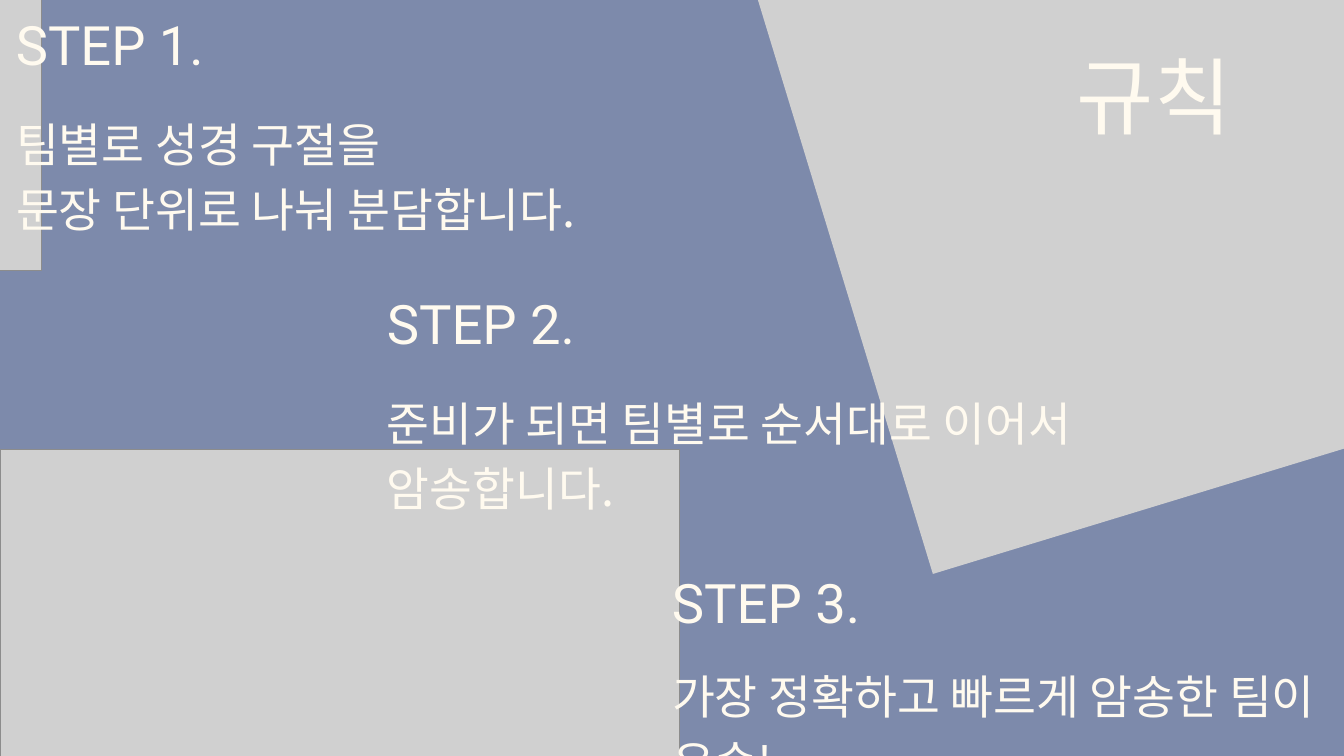
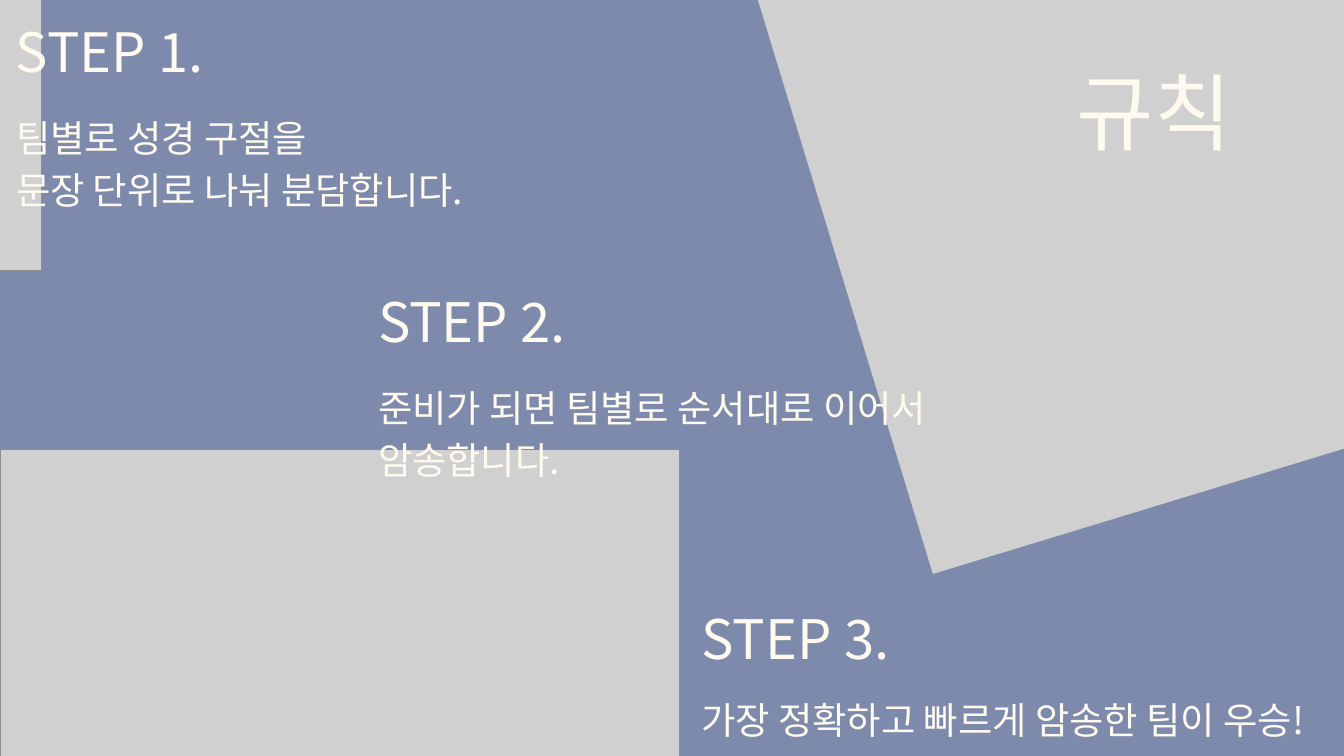
Before and after one commit to tkdgns25300/sunday_play, a slide deck: slide 2 of public/downloads/games/bible-relay/rules.pptx. Drawn at 1344x756 pixels with LibreOffice and Linux fonts; fonts in the diff are those of the drawing; grey boxes stand for pictures. Boxes give left, top, right and bottom in pixels: in the first picture for what was removed or moved away, otherwise in the second. Text is boxed around its words. In the diff, an @@ line names an element or a change of style, - is before the commit and + after.

```diff
--- a/public/downloads/games/bible-relay/rules.pptx
+++ b/public/downloads/games/bible-relay/rules.pptx
@@ text "규칙": place and size @@
-text "규칙" at (1077, 59, 1232, 134)
+text "규칙" at (1077, 75, 1232, 150)
@@ text "STEP 2.": place and size @@
-text "STEP 2." at (387, 305, 575, 345)
+text "STEP 2." at (378, 301, 565, 343)
@@ text "준비가 되면 팀별로 순서대로 이어서": place and size @@
-text "준비가 되면 팀별로 순서대로 이어서" at (387, 393, 1072, 509)
+text "준비가 되면 팀별로 순서대로 이어서" at (378, 384, 926, 477)
@@ font Roboto to Noto Sans CJK KR in 4 elements at (16, 17, 203, 87), (378, 301, 565, 343), (1077, 75, 1232, 150), (701, 618, 889, 660) @@
@@ text "STEP 3.": place and size @@
-text "STEP 3." at (672, 573, 860, 636)
+text "STEP 3." at (701, 618, 889, 660)
@@ size 50 to 40 pt; line spacing 70pt to 56pt in 3 elements at (16, 114, 463, 214), (378, 384, 926, 477), (701, 703, 1304, 737) @@
@@ text "가장 정확하고 빠르게 암송한 팀이 ...": place and size @@
-text "가장 정확하고 빠르게 암송한 팀이 ..." at (672, 667, 1315, 727)
+text "가장 정확하고 빠르게 암송한 팀이 ..." at (701, 703, 1304, 737)
```
Also in this commit, not shown: 9 other slides changed, 1 slide added, 4 other files.
